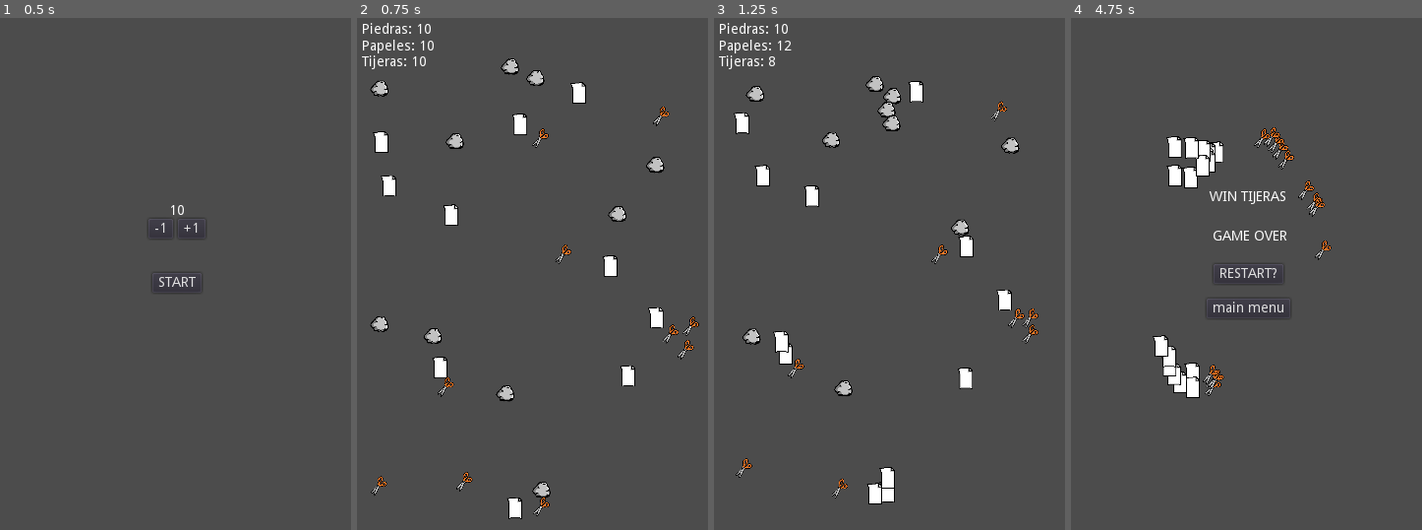
Above: before the commit, frames 1-4 (left to right).
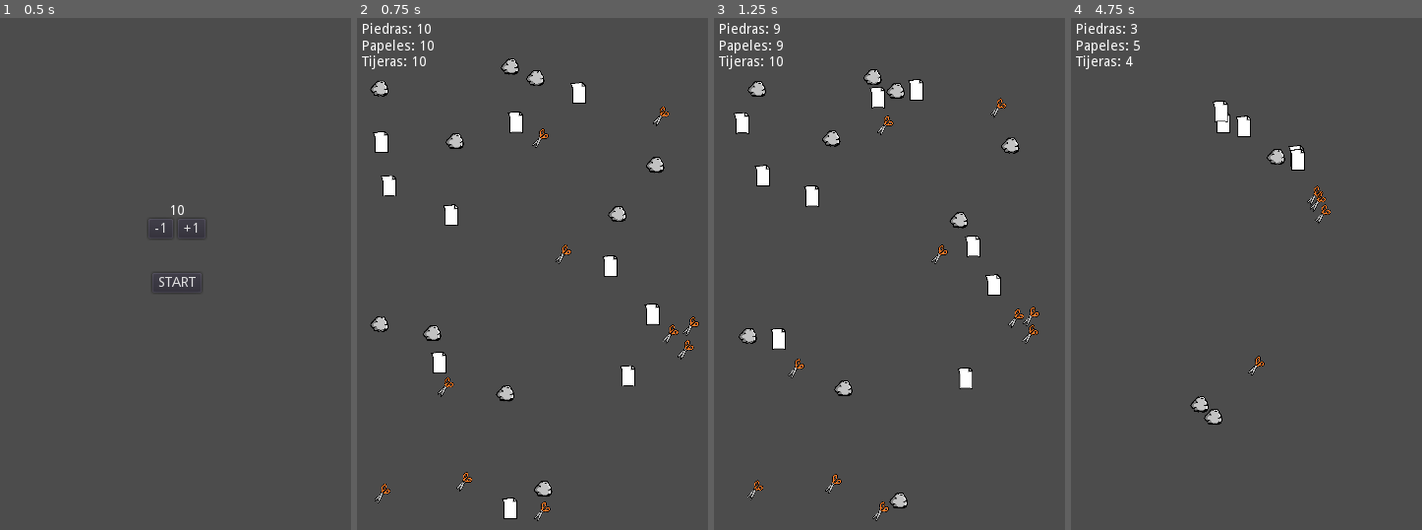
Above: after the commit, the same moments.

Repository: Earthsnake12/PiedraPapelTijera
Game: Godot game, scene res://main/main.tscn
Same seed, same stepped clock (60 frames per second), same inputs: the game is played once before the commit and once after it.
Inputs:
- Up to frame 1 (0.5 s): no input
- Up to frame 2 (0.75 s): click "START" at 0.5 s
- Up to frame 3 (1.25 s): no input
- Up to frame 4 (4.75 s): no input

Frame 1 is identical in both runs. In frame 2, 1.0% of the frame differs, in the area x 3-98%, y 18-99%; in frame 3, 3.1%; in frame 4, 4.8%, in the area x 1-75%, y 0-80%.

Commit message:
Eliminado Bug, cambiado traqueo

Diff:
--- a/elemento/Elemento.gd
+++ b/elemento/Elemento.gd
@@ -12,13 +12,20 @@
 func _process(delta):
 
 	var objetivos
+	var evitar
+
 	match tipo:
 		"piedra":
 			objetivos = get_node("/root/main/Control_Tijera").get_children()
+			evitar = get_node("/root/main/Control_Papel").get_children()
+
 		"papel":
 			objetivos = get_node("/root/main/Control_Piedra").get_children()
+			evitar = get_node("/root/main/Control_Tijera").get_children()
+
 		"tijera":
 			objetivos = get_node("/root/main/Control_Papel").get_children()
+			evitar = get_node("/root/main/Control_Piedra").get_children()
 
 	if objetivos.size() == 0:
 		return
@@ -31,7 +38,23 @@
 
 			dist_objetivo = prueba
 
-	var velocity = dist_objetivo.normalized() * speed
+	var dist_evitar
+	if evitar.size() == 0:
+		dist_evitar = Vector2.ZERO
+	else:
+		dist_evitar= evitar[0].position - position
+		for i in range(1, evitar.size()):
+
+			var prueba =  evitar[i].position - position
+			if prueba.length() < dist_evitar.length():
+
+				dist_evitar = prueba
+		dist_evitar.rotated(PI/2)
+
+	if (dist_evitar.length() > speed):
+		dist_evitar = Vector2.ZERO
+
+	var velocity = (dist_objetivo.normalized() + dist_evitar.normalized() * -0.7)* speed
 
 	position += velocity * delta
 
@@ -44,5 +67,4 @@
 	if ((tipo == "piedra" and area.tipo == "papel")
 	or (tipo == "papel" and area.tipo == "tijera")
 	or (tipo == "tijera" and area.tipo == "piedra")):
-		$CollisionShape2D.set_deferred("disabled", true)
-		emit_signal("tocado", self)
+		queue_free()
--- a/main/HUD.gd
+++ b/main/HUD.gd
@@ -7,7 +7,7 @@
 	$Control_Start/Cantidad.text = "10"
 
 func show_game_over(ganador):
-	$Control_score.hide()
+	#$Control_score.hide()
 	$Control_game_over/Ganador.text = "WIN " + ganador
 	$Control_game_over.show()
 
--- a/main/main.gd
+++ b/main/main.gd
@@ -48,27 +48,4 @@
 			elemento.setTipo("tijera")
 			$Control_Tijera.add_child(elemento)
 
-		elemento.connect("tocado", self, "_on_Elemento_tocado")
-
 	enJuego = true
-
-func _on_Elemento_tocado(elemento):
-	var pos = elemento.position
-	var viejoTipo = elemento.tipo
-	elemento.queue_free()
-
-	var nuevoElemento = elemento_scene.instance()
-	nuevoElemento.position = pos
-
-	match viejoTipo:
-		"piedra":
-			nuevoElemento.setTipo("papel")
-			$Control_Papel.call_deferred("add_child", nuevoElemento)
-		"papel":
-			nuevoElemento.setTipo("tijera")
-			$Control_Tijera.call_deferred("add_child", nuevoElemento)
-		"tijera":
-			nuevoElemento.setTipo("piedra")
-			$Control_Piedra.call_deferred("add_child", nuevoElemento)
-
-	nuevoElemento.connect("tocado", self, "_on_Elemento_tocado")
